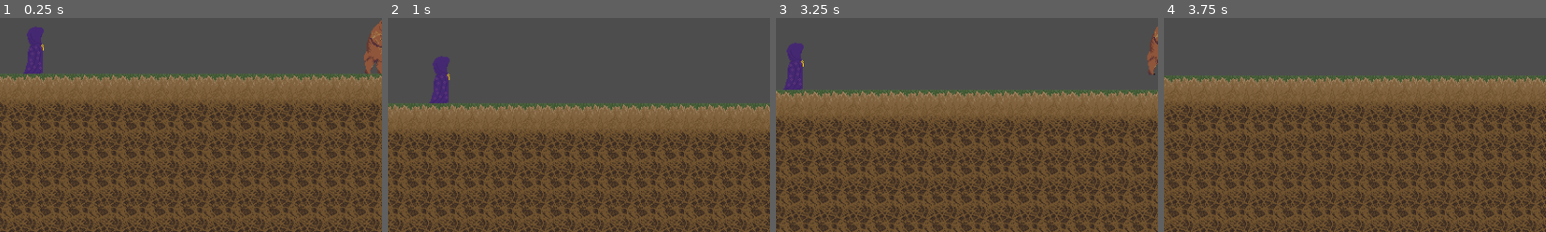
Above: before the commit, frames 1-4 (left to right).
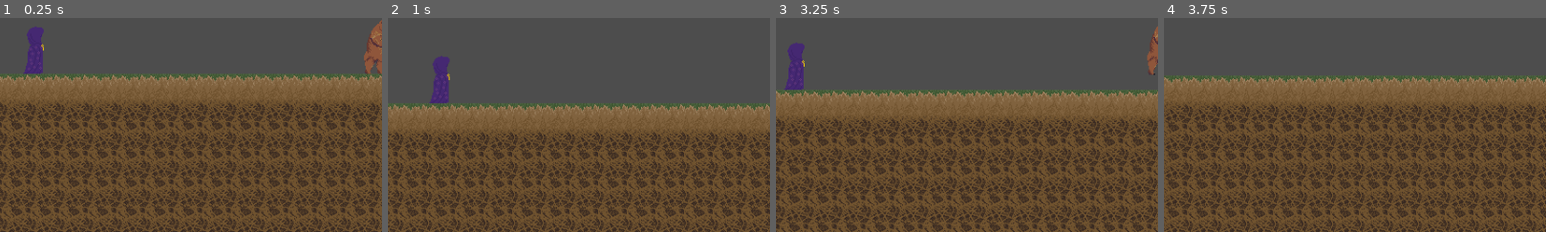
Above: after the commit, the same moments.

Repository: WinterAtne/Cancer_Bear
Game: Godot game, scene res://scenes/main.tscn
Two runs of this game, one before a commit and one after it. Both use one fixed random seed, a clock stepped at 60 frames per second and the inputs below. The engine's default icon, where the game draws it, is replaced by a stand-in: a white triangle on a blue panel in a dark square.
Inputs:
- Up to frame 1 (0.25 s): no input
- Up to frame 2 (1 s): hold D (right) from 0.53 s (still down); tap 1 (spell_1) at 0.6 s; tap W (up) at 0.77 s
- Up to frame 3 (3.25 s): tap 2 (spell_2) at 1.35 s; tap W (up) at 1.52, 3.02 s; release D (right) at 2.03 s; hold A (left) 2.03-2.78 s; tap 3 (spell_3) at 2.1 s; hold D (right) from 2.78 s (still down); tap 4 (spell_4) at 2.85 s
- Up to frame 4 (3.75 s): keep holding D (right); tap 5 (spell_5) at 3.6 s
The pictures show only the part of the screen within x 0-50%, y 50-100%; the shares and areas given below are measured in that part.

Frames 1-2 are identical in both runs. In frame 3, 0.1% of the frame differs, in the area x 2-8%, y 12-34%; in frame 4, nothing differs.

Commit message:
made enemies flippable

Diff:
--- a/scenes/enemies/enemy.gd
+++ b/scenes/enemies/enemy.gd
@@ -10,7 +10,7 @@
 #State
 var target : Vector2
 var player_detected : bool
-var facing_right : bool
+var facing_right : bool = true
 
 func _ready() -> void:
 	player_detector.target_position = Vector2.RIGHT * enemy_definition.detection_range
@@ -58,18 +58,16 @@
 # State Controllers & utilities
 
 func detect_player() -> void:
+	var valid_angle : bool = false
 	player_detector.look_at(PlayerData.player_instance.global_position + (Vector2.UP * 48))
-	if (absf(player_detector.rotation) < enemy_definition.max_detection_angle and facing_right or
+	if not (absf(player_detector.rotation) < enemy_definition.max_detection_angle and facing_right or
 		absf(player_detector.rotation) > enemy_definition.max_detection_angle and not facing_right):
-		player_detected = false
-		return
+		valid_angle = true
 
 
-	if player_detector.get_collider() == PlayerData.player_instance:
+	if player_detector.get_collider() == PlayerData.player_instance and valid_angle:
 		player_detected = true
-
-	else:
-		player_detected = false
+		return
 
 
 
@@ -80,3 +78,13 @@
 func _die() -> void:
 	queue_free()
 	pass
+
+
+func flip_on_direction():
+	if velocity.x < 0 and facing_right:
+		facing_right = false
+		scale.x = -1
+
+	elif velocity.x > 0 and not facing_right:
+		facing_right = true
+		scale.x = -1
--- a/scenes/enemies/robbed_people/robbed_person.gd
+++ b/scenes/enemies/robbed_people/robbed_person.gd
@@ -5,4 +5,6 @@
 		target = PlayerData.player_instance.position
 
 
+
+	flip_on_direction()
 	super._physics_process(delta)
